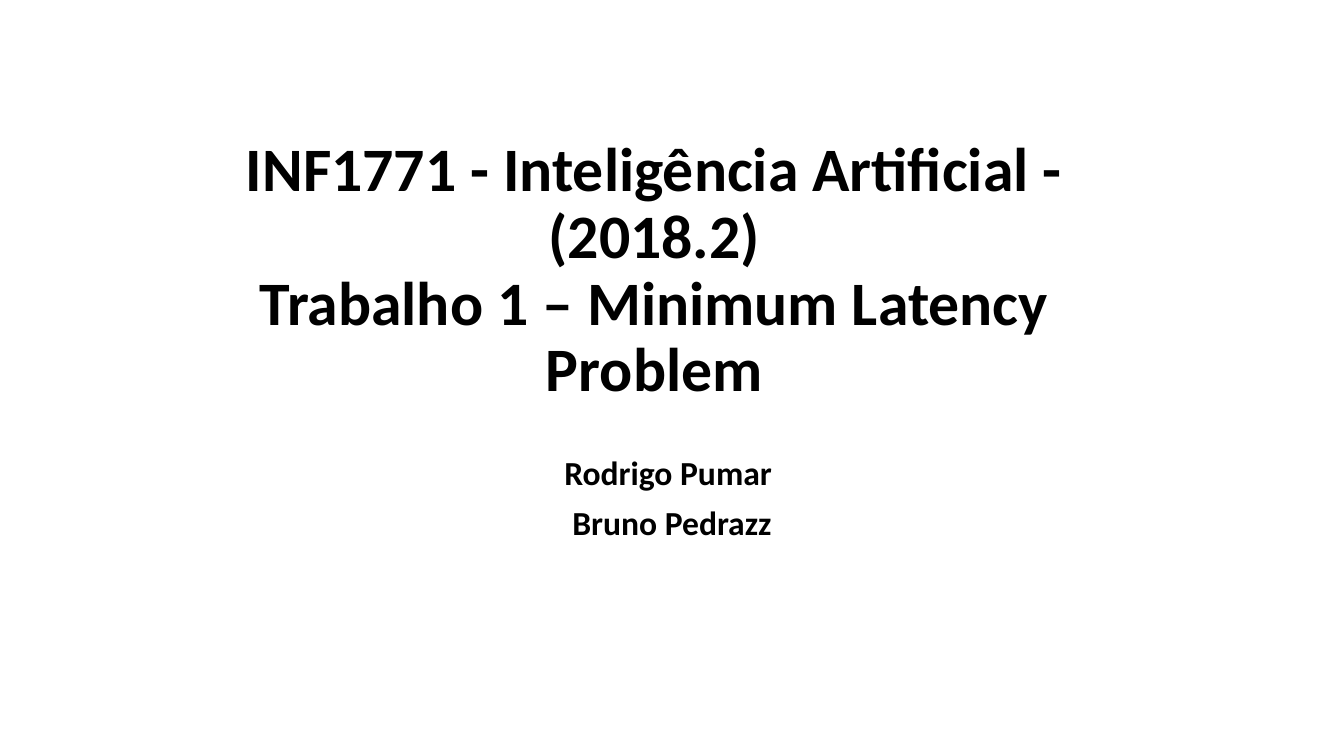
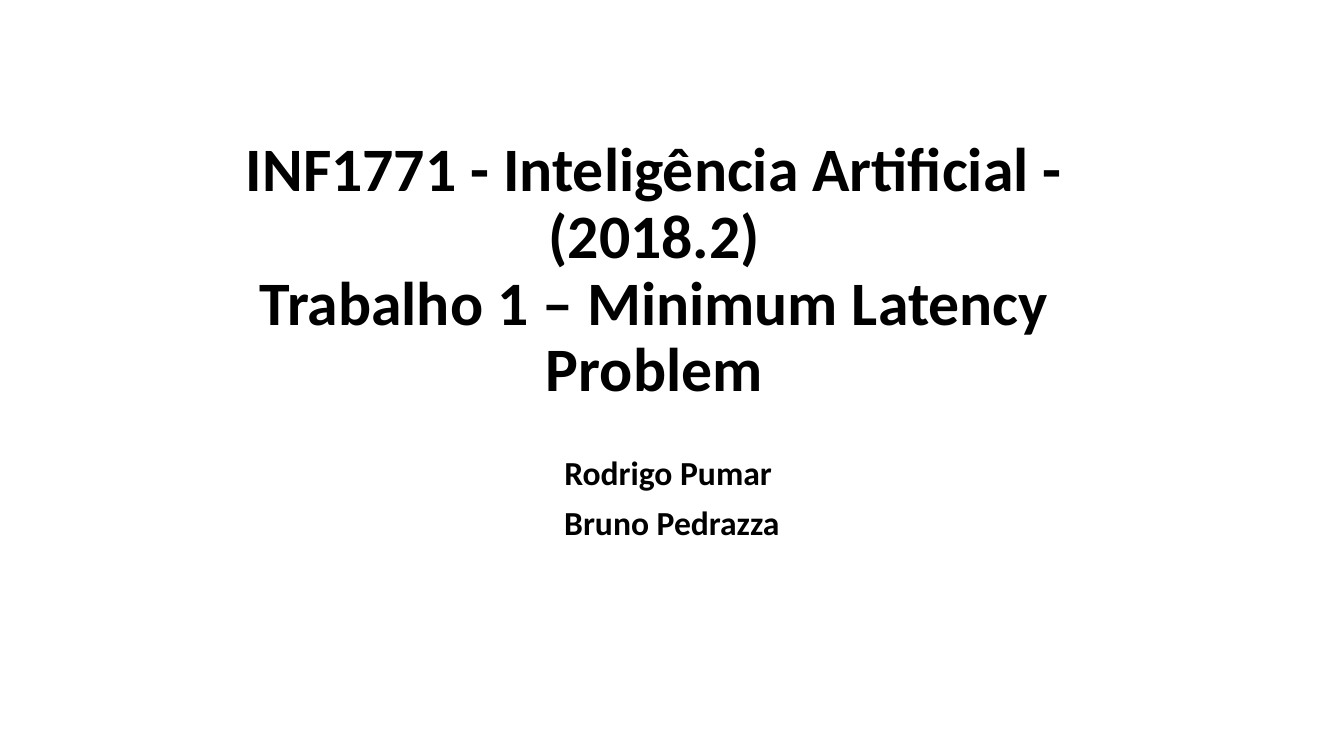
Before and after one commit to ropumar/IA20182, a slide deck: slide 1 of MLP20182/relatorio/Slides MLP - Rodrigo Pumar e Bruno Pedrazza.pptx. Drawn at 1344x756 pixels with LibreOffice and Linux fonts; fonts in the diff are those of the drawing. Boxes give left, top, right and bottom in pixels: in the first picture for what was removed or moved away, otherwise in the second. Text is boxed around its words. In the diff, an @@ line names an element or a change of style, - is before the commit and + after.

```diff
--- a/MLP20182/relatorio/Slides MLP - Rodrigo Pumar e Bruno Pedrazza.pptx
+++ b/MLP20182/relatorio/Slides MLP - Rodrigo Pumar e Bruno Pedrazza.pptx
@@ subtitle at [564,511,780,536]: text changed @@
-Bruno Pedrazz
+Bruno Pedrazza
```
Also in this commit, not shown: 13 other files.
